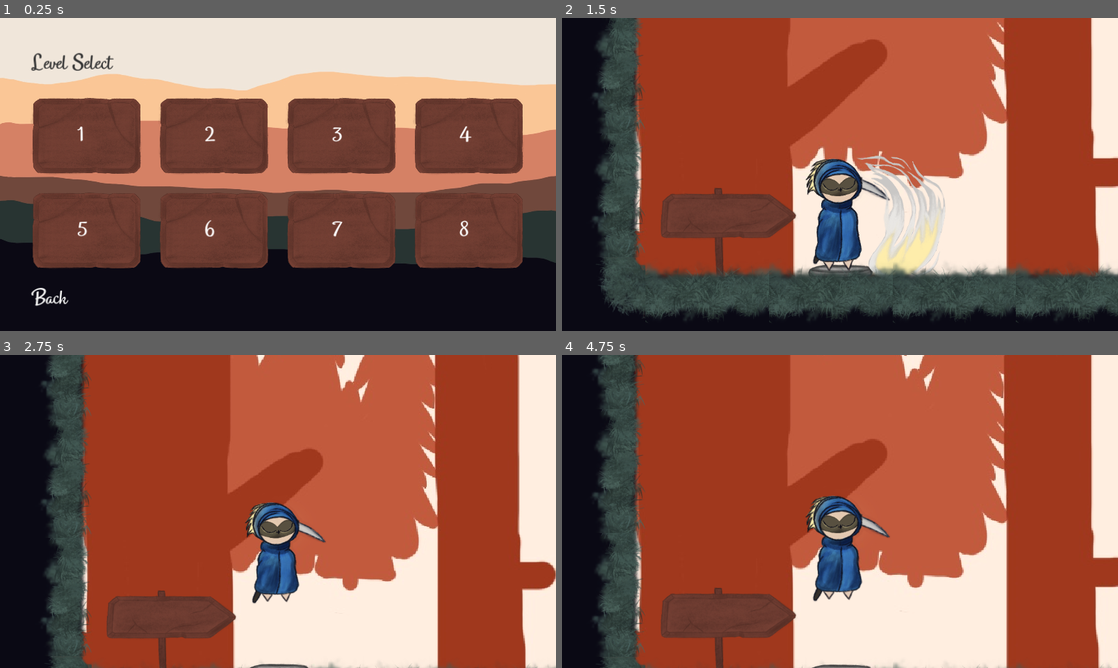
Above: before the commit, frames 1-4 (two rows, left to right).
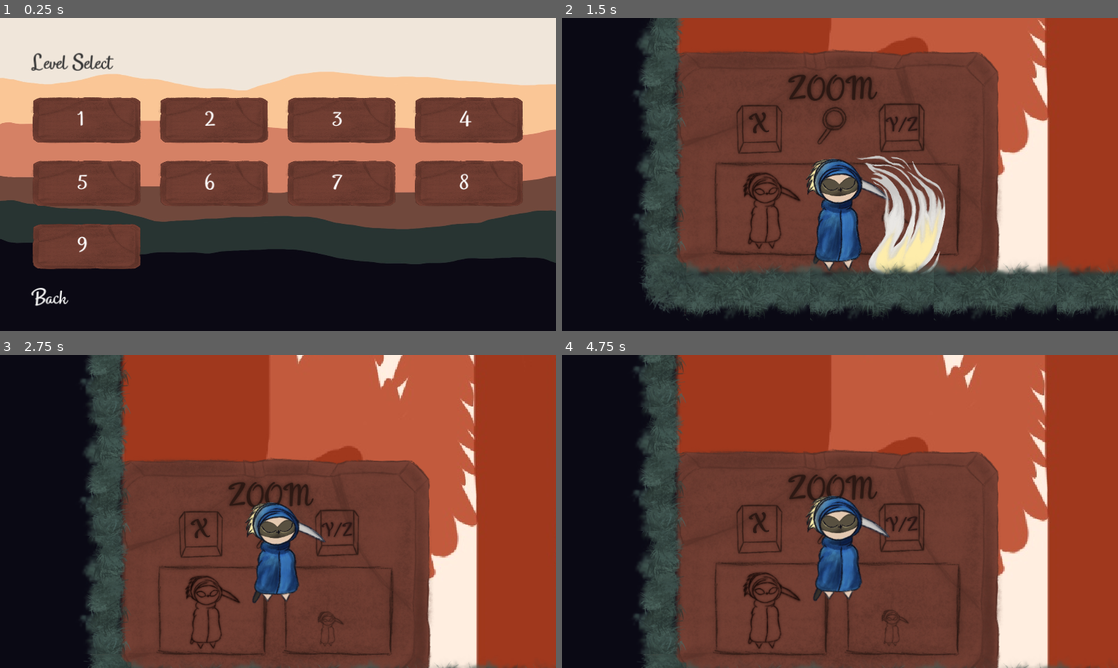
Above: after the commit, the same moments.

Repository: benitsch/Ludum-Dare-56
Game: Godot game, scene res://scenes/ui/level_select_menu.tscn
Two runs of this game, one before a commit and one after it. Both use one fixed random seed, a clock stepped at 60 frames per second and the inputs below. This scene is started directly instead of the project's main scene.
Inputs (mouse positions are in pixels of both pictures, inside the frame that each line leads up to):
- Up to frame 1 (0.25 s): no input
- Up to frame 2 (1.5 s): click "1" at 0.5 s; move the mouse to (962, 158) at 1.27 s; hold Right (attack_right) from 1.28 s (still down); hold X (ZoomIn) from 1.28 s (still down)
- Up to frame 3 (2.75 s): keep holding Right (attack_right); tap W (jump) at 1.52, 2.27 s; tap Enter at 2 s; move the mouse to (166, 527) at 2.02 s; release X (ZoomIn) at 2.03 s; tap Z (ZoomOut) at 2.1 s
- Up to frame 4 (4.75 s): tap R (reset) at 2.75, 3.5, 4.25 s; move the mouse to (895, 442) at 2.77 s; release Right (attack_right) at 2.78 s; hold Left (attack_left) 2.78-3.53 s; hold X (ZoomIn) 2.78-3.53 s; move the mouse to (812, 574) at 3.52 s; hold Right (attack_right) from 3.53 s (still down); tap Z (ZoomOut) at 3.6 s; tap W (jump) at 3.77, 4.52 s; move the mouse to (1006, 558) at 4.27 s; hold X (ZoomIn) from 4.28 s (still down)

The runs differ from the first frame. In frame 1, 19% of the frame differs, in the area x 5-95%, y 25-81%; in frame 2, 58%; in frame 3, 62%; in frame 4, 64%, in the area x 5-100%, y 0-100%.

Commit message:
added level 9 to level selection
added signs for controlls in level 1 and 2

Diff:
--- a/scenes/levels/level_01.tscn
+++ b/scenes/levels/level_01.tscn
@@ -1,12 +1,15 @@
-[gd_scene load_steps=12 format=4 uid="uid://kenxkeefe6wg"]
+[gd_scene load_steps=15 format=4 uid="uid://kenxkeefe6wg"]
 
 [ext_resource type="Script" path="res://scripts/level.gd" id="1_eiaxq"]
 [ext_resource type="PackedScene" uid="uid://kq4s56lt78m2" path="res://scenes/levels/level_02.tscn" id="2_nq305"]
 [ext_resource type="PackedScene" uid="uid://ce38etm4w8mqi" path="res://scenes/start.tscn" id="3_a10k4"]
-[ext_resource type="PackedScene" path="res://scenes/death_zone.tscn" id="4_1c56r"]
+[ext_resource type="PackedScene" uid="uid://7ygroes0fm2u" path="res://scenes/death_zone.tscn" id="4_1c56r"]
 [ext_resource type="Texture2D" uid="uid://dvdpx3lu5elwq" path="res://DevArt/enviroment/IngameBackground01.jpg" id="4_h7eiy"]
 [ext_resource type="PackedScene" uid="uid://c6hr8qmchsogj" path="res://scenes/tilemap_layer.tscn" id="5_de2yp"]
+[ext_resource type="Texture2D" uid="uid://dmyyf7uavnf08" path="res://DevArt/enviroment/SignInfoZoom01.png" id="6_5o0o4"]
+[ext_resource type="Texture2D" uid="uid://dfr1ctt3cunrr" path="res://DevArt/enviroment/SignInfoMove01.png" id="7_evf8a"]
 [ext_resource type="PackedScene" uid="uid://2ir574xuagab" path="res://scenes/player.tscn" id="7_jfix5"]
+[ext_resource type="Texture2D" uid="uid://blnpgk78cuqmp" path="res://DevArt/enviroment/SignInfoJump01.png" id="8_1luns"]
 [ext_resource type="PackedScene" uid="uid://db5psywnxn8a6" path="res://scenes/exit.tscn" id="8_yp7ol"]
 [ext_resource type="Texture2D" uid="uid://donfrdihpabyx" path="res://DevArt/Tileset01.png" id="9_rvgv0"]
 
@@ -162,12 +165,24 @@
 region_rect = Rect2(0, 0, 6000, 3240)
 
 [node name="Start" parent="." instance=ExtResource("3_a10k4")]
-position = Vector2(-109, 39)
+position = Vector2(-194, 48)
 
 [node name="DeathZone" parent="." instance=ExtResource("4_1c56r")]
 position = Vector2(-2, 1385)
 
 [node name="Objects" type="Node2D" parent="."]
+
+[node name="SignInfoZoom01" type="Sprite2D" parent="Objects"]
+position = Vector2(-212, -175)
+texture = ExtResource("6_5o0o4")
+
+[node name="SignInfoMove01" type="Sprite2D" parent="Objects"]
+position = Vector2(867, -178)
+texture = ExtResource("7_evf8a")
+
+[node name="SignInfoJump01" type="Sprite2D" parent="Objects"]
+position = Vector2(1814, 584)
+texture = ExtResource("8_1luns")
 
 [node name="Traps" type="Node2D" parent="."]
 
--- a/scenes/levels/level_02.tscn
+++ b/scenes/levels/level_02.tscn
@@ -1,11 +1,12 @@
-[gd_scene load_steps=15 format=4 uid="uid://kq4s56lt78m2"]
+[gd_scene load_steps=16 format=4 uid="uid://kq4s56lt78m2"]
 
 [ext_resource type="Script" path="res://scripts/level.gd" id="1_6ahfv"]
 [ext_resource type="PackedScene" uid="uid://ce38etm4w8mqi" path="res://scenes/start.tscn" id="2_p8r7d"]
 [ext_resource type="PackedScene" uid="uid://caveuqugfhufn" path="res://scenes/levels/level_03.tscn" id="2_ukc5a"]
 [ext_resource type="Texture2D" uid="uid://dvdpx3lu5elwq" path="res://DevArt/enviroment/IngameBackground01.jpg" id="3_uvnv4"]
-[ext_resource type="PackedScene" path="res://scenes/death_zone.tscn" id="3_vq4q2"]
+[ext_resource type="PackedScene" uid="uid://7ygroes0fm2u" path="res://scenes/death_zone.tscn" id="3_vq4q2"]
 [ext_resource type="PackedScene" uid="uid://dvu7khddbfd13" path="res://scenes/enemy/enemy_pathing_shroom.tscn" id="5_4rxwx"]
+[ext_resource type="Texture2D" uid="uid://gefa51gamv48" path="res://DevArt/enviroment/SignInfoAttack01.png" id="6_hj5ue"]
 [ext_resource type="PackedScene" uid="uid://cw46lpr7hxi4o" path="res://scenes/enemy/enemy_acorn.tscn" id="6_nnkd1"]
 [ext_resource type="PackedScene" uid="uid://2ir574xuagab" path="res://scenes/player.tscn" id="6_w6kmo"]
 [ext_resource type="PackedScene" uid="uid://db5psywnxn8a6" path="res://scenes/exit.tscn" id="7_xrn0c"]
@@ -177,6 +178,10 @@
 
 [node name="Objects" type="Node2D" parent="."]
 
+[node name="SignInfoAttack01" type="Sprite2D" parent="Objects"]
+position = Vector2(-798, -180)
+texture = ExtResource("6_hj5ue")
+
 [node name="Traps" type="Node2D" parent="."]
 
 [node name="Enemies" type="Node2D" parent="."]
--- a/scenes/levels/level_09.tscn
+++ b/scenes/levels/level_09.tscn
@@ -21,6 +21,13 @@
 point_count = 2
 
 [sub_resource type="Curve2D" id="Curve2D_22ui4"]
+resource_local_to_scene = true
+_data = {
+"points": PackedVector2Array(0, 0, 0, 0, 0, -2, 0, 0, 0, 0, 200, -2)
+}
+point_count = 2
+
+[sub_resource type="Curve2D" id="Curve2D_ck4bf"]
 resource_local_to_scene = true
 _data = {
 "points": PackedVector2Array(0, 0, 0, 0, 0, -2, 0, 0, 0, 0, 200, -2)
@@ -229,7 +236,7 @@
 
 [node name="EnemyPathing2" parent="Enemies" instance=ExtResource("9_n2fuw")]
 position = Vector2(265, -3547)
-curve = SubResource("Curve2D_22ui4")
+curve = SubResource("Curve2D_ck4bf")
 startPos = 1.0
 
 [node name="EnemyPathing3" parent="Enemies" instance=ExtResource("9_n2fuw")]
--- a/scripts/ui/level_select_menu.gd
+++ b/scripts/ui/level_select_menu.gd
@@ -2,15 +2,15 @@
 
 @onready var grid: GridContainer = %LevelGrid
 
-var levelCount: int = 8
+var levelCount: int = 9
 var scene: Resource = preload('res://scenes/ui/level_select_button.tscn')
 
 func _ready() -> void:
-    if levelCount < 1:
-        return
+	if levelCount < 1:
+		return
 
-    for nLevel in range(1, levelCount + 1):
-        var instance = scene.instantiate()
-        if instance is LevelSelectButton:
-            instance.levelNumber = nLevel
-        grid.add_child(instance)
+	for nLevel in range(1, levelCount + 1):
+		var instance = scene.instantiate()
+		if instance is LevelSelectButton:
+			instance.levelNumber = nLevel
+		grid.add_child(instance)
Not shown: 1 places in scenes/levels/level_09.tscn that only renumber resources
